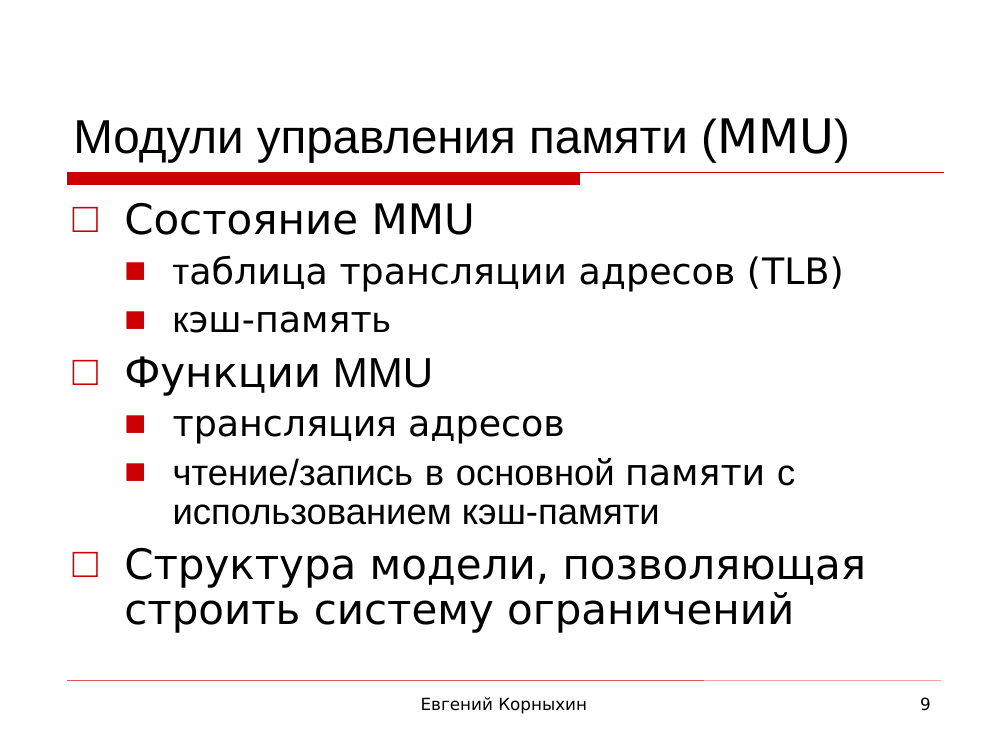
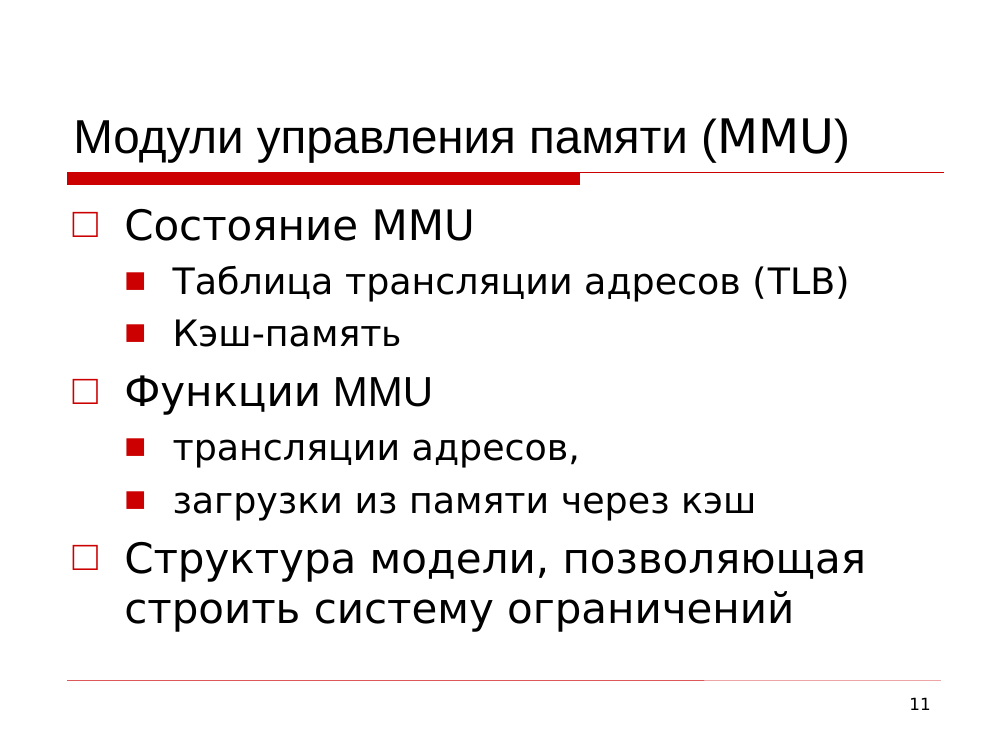
Before and after one commit to kornevgen/tesla-project, a slide deck: slide 11 of papers/THESIS/talks/Oct13 - ISP/isp-slides3.ppt (slide 9 before the commit). Drawn at 1008x756 pixels with LibreOffice and Linux fonts; fonts in the diff are those of the drawing; background and template pictures are left out. Boxes give left, top, right and bottom in pixels: in the first picture for what was removed or moved away, otherwise in the second. Text is boxed around its words. In the diff, an @@ line names an element or a change of style, - is before the commit and + after.

```diff
--- a/papers/THESIS/talks/Oct13 - ISP/isp-slides3.ppt
+++ b/papers/THESIS/talks/Oct13 - ISP/isp-slides3.ppt
@@ text at [124, 209, 867, 632]: line spacing 0.9 to 1 @@
@@ text at [173, 266, 849, 347]: text changed @@
-  ■ таблица трансляции адресов (TLB)
-  ■ кэш-память
+  ■ Таблица трансляции адресов (TLB)
+  ■ Кэш-память
@@ text at [173, 439, 756, 520]: text changed; font Arial to DejaVu Sans @@
-  ■ трансляция адресов
-  ■ чтение/запись в основной памяти с использованием кэш-памяти
+  ■ трансляции адресов,
+  ■ загрузки из памяти через кэш
@@ text removed at [421, 697, 587, 714] @@
-Евгений Корныхин
@@ page number at [909, 697, 930, 710]: text changed @@
-9
+11
```
Also in this commit, not shown: 21 other slides changed, 8 slides added, 3 slides removed.
